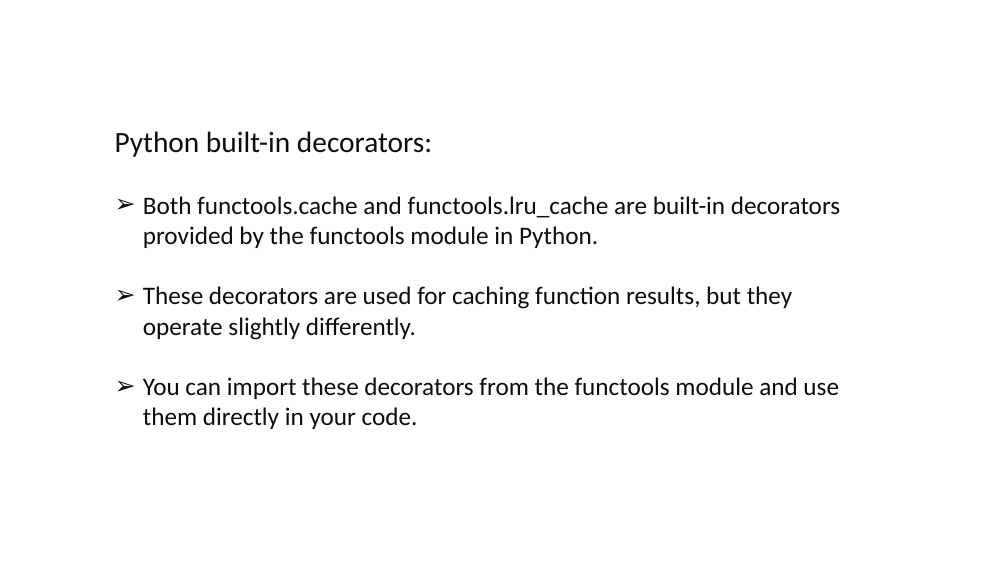
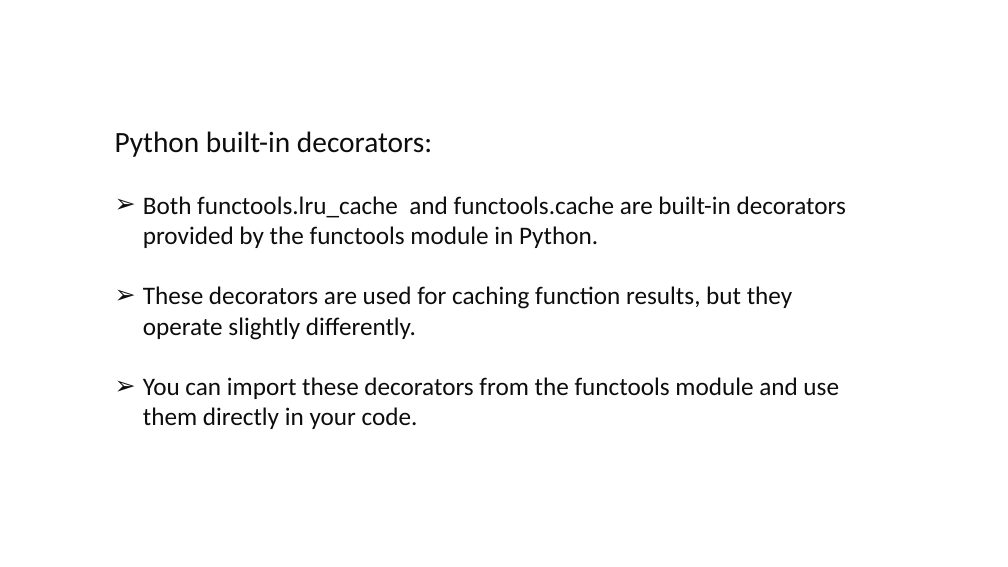
Before and after one commit to jekwatt/tech_talks, a slide deck: slide 5 of decorators/docs/decorators.pptx. Drawn at 1008x567 pixels with LibreOffice and Linux fonts; fonts in the diff are those of the drawing. Boxes give left, top, right and bottom in pixels: in the first picture for what was removed or moved away, otherwise in the second. Text is boxed around its words. In the diff, an @@ line names an element or a change of style, - is before the commit and + after.

```diff
--- a/decorators/docs/decorators.pptx
+++ b/decorators/docs/decorators.pptx
@@ text at box(143, 196, 846, 248): text changed @@
-➢ Both functools.cache and functools.lru_cache are built-in decorators provided by the functools module in Python.
+➢ Both functools.lru_cache and functools.cache are built-in decorators provided by the functools module in Python.
```
Also in this commit, not shown: 4 other slides changed.
